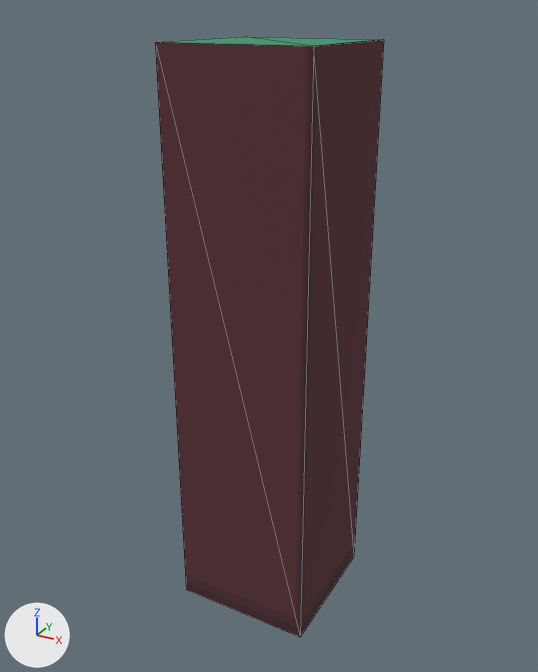
One commit to the glTF model Global_Resources/Mapping/3D/Below/Broko_Town/Exterior/Water_1/Models/Pit_Corner_Down_Right.glb: the scene before it, then after it.
Before and after are seen from a camera (50 mm lens) standing at (0.192, -0.672, 1.044) and looking at (-0.386, 0.378, 0.518). Arrows for +X, +Y and +Z are at lower left; the lights stay in place. The first picture is the older version. Mesh edges are drawn as thin lines. Vertices at exactly the same position are counted once.

Names of what the first picture shows: 'Water_1_Pit_Corner_Down_Right'.
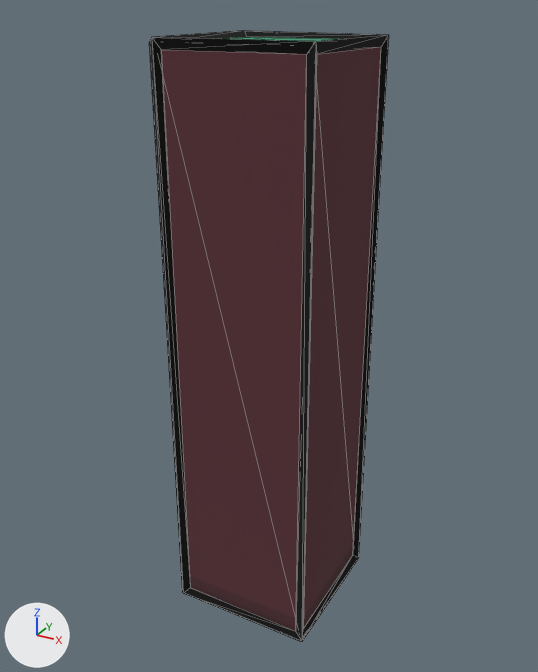
What differs and where, as boxes (x1, y1, x2, y2) in the pictures (538 x 672 px; the box of a moved part takes in the faces that stretch with it):
'Water_1_Pit_Corner_Down_Right', reshaped
    before: (155, 37, 384, 637)
    after: (149, 30, 389, 642)
part 1 of me_water_1_pit_corner_down_right, added
    after: (149, 30, 389, 642)
part 2 of me_water_1_pit_corner_down_right, moved or reshaped
    before: (155, 37, 383, 637)
    after: (161, 37, 335, 631)

Diff of the bpy script that builds the scene:
```diff
--- a/Global_Resources/Mapping/3D/Below/Broko_Town/Exterior/Water_1/Models/Pit_Corner_Down_Right.glb.py
+++ b/Global_Resources/Mapping/3D/Below/Broko_Town/Exterior/Water_1/Models/Pit_Corner_Down_Right.glb.py
@@ mat_outline @@
+mat_outline = principled_material('Outline')
+mat_outline.base_color = (0.0, 0.0, 0.0)  # black #000000
+mat_outline.roughness = 1.0
@@ me_water_1_pit_corner_down_right @@
 # used by ob_water_1_pit_corner_down_right; location = (0.0, 0.0, 0.0)
-me_water_1_pit_corner_down_right.from_pydata(...)  # 12 vertices, 7 faces; spans x -0.5..-0.25, y 0.25..0.5, z 0.0..1.0
+me_water_1_pit_corner_down_right.from_pydata(...)  # 39 vertices, 78 faces; spans x -0.51..-0.24, y 0.24..0.51, z -0.01..1.01
+# me_water_1_pit_corner_down_right part 1: a new loose piece of 32 vertices spanning x -0.51..-0.24, y 0.24..0.51, z -0.01..1.01, in mat_outline (black #000000)
+# me_water_1_pit_corner_down_right part 2
+# 5 vertices are removed from x -0.5..-0.25, y 0.25..0.5, z 0.0..1.0
+# 5 faces are deleted
+# 2 new faces join them, mat_water_1_side_down_right (picture img_side_down_right)
+# 2 new faces join them, mat_water_1_pit_top_down_right (picture img_pit_top_down_right)
 me_water_1_pit_corner_down_right.materials.append(mat_water_1_side_down_left)
@@ me_water_1_pit_corner_down_right @@
 me_water_1_pit_corner_down_right.materials.append(mat_water_1_pit_top_down_right)
+me_water_1_pit_corner_down_right.materials.append(mat_outline)  # black #000000
```
